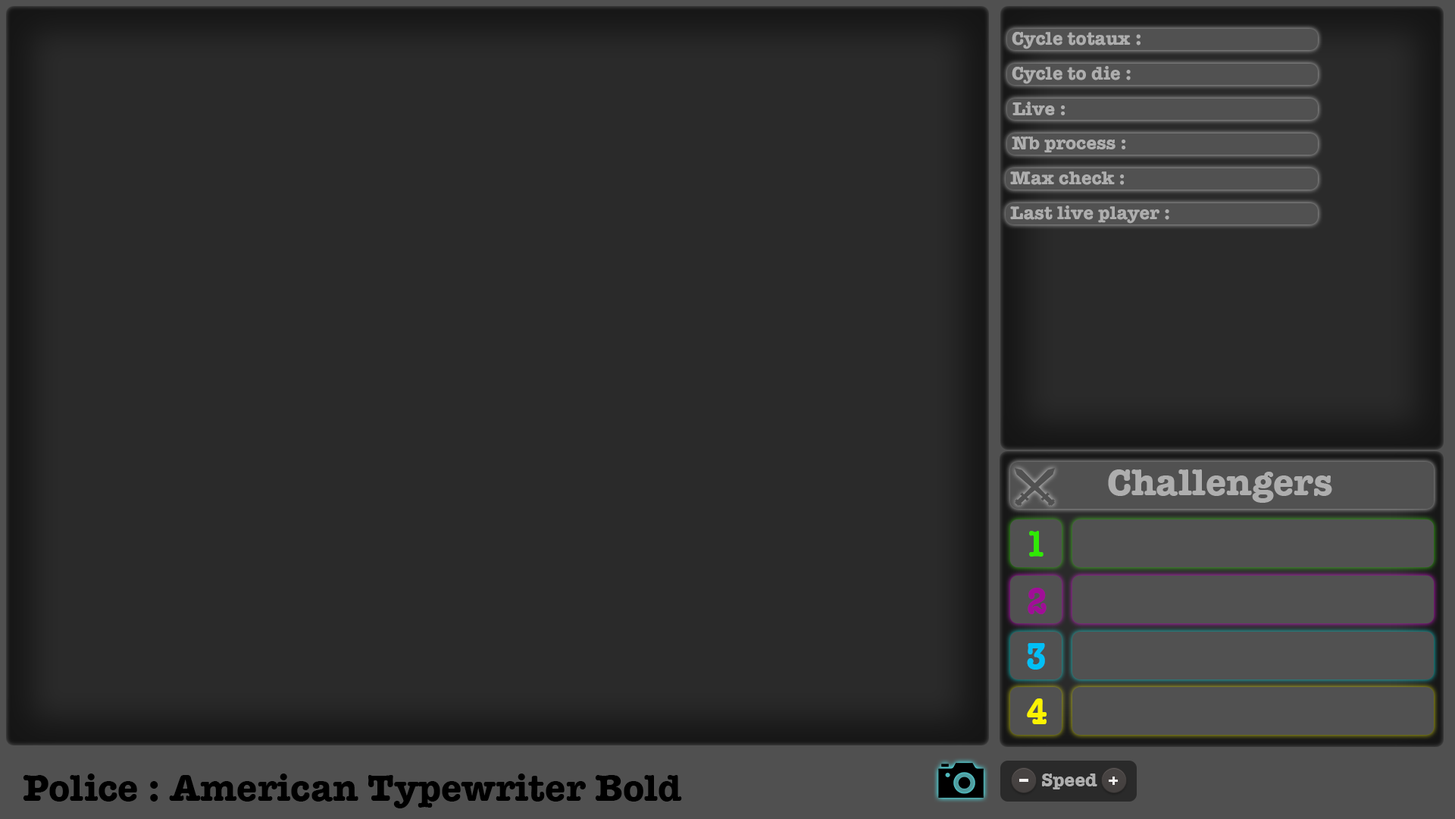
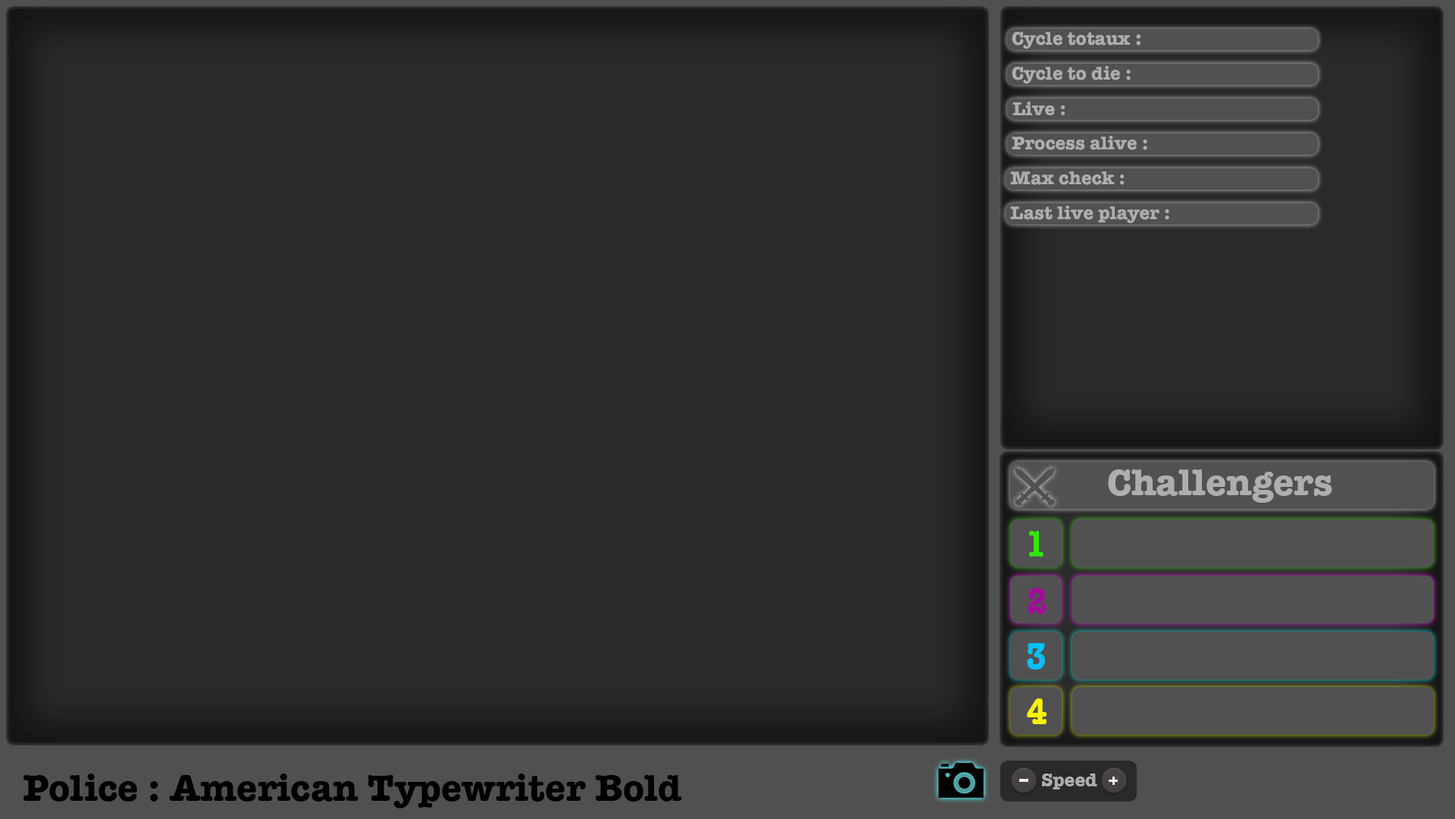
Comparing the layer stacks of the two 1455px x 819px images. Changes:
renamed "Nb process :" to "Process alive :", painted on it over (1011, 135, 1148, 153)
